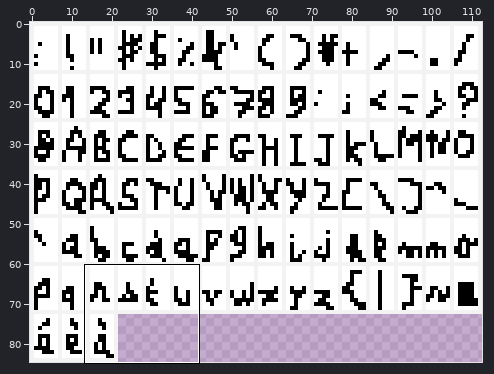
One commit to this pixel-art file: aseprite/magnifique_font.aseprite. Above, an overview of the earlier version with the close-up marked.
Close-up. First the earlier version:
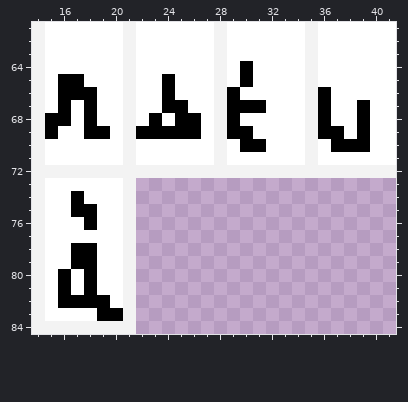
113x85 pixels, 1 frame. Shown: x 14..41, y 61..84.
The same view after the edit:
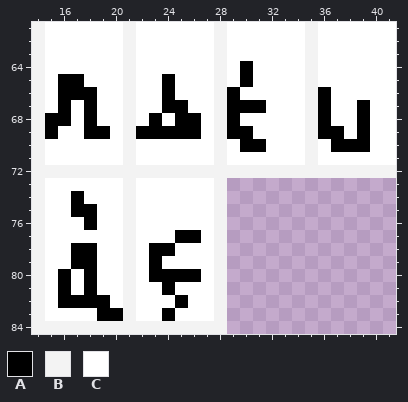
Palette (. is transparent): A #000000  B #f3f3f3  C #ffffff
The exact change:
{"where": "layer \"Layer 2\""}
{"y":73,"x":22,"old":".......","new":"CCCCCCB"}
{"y":74,"x":22,"old":".......","new":"CCCCCCB"}
{"y":75,"x":22,"old":".......","new":"CCCCCCB"}
{"y":76,"x":22,"old":".......","new":"CCCCCCB"}
{"y":77,"x":22,"old":".......","new":"CCCAACB"}
{"y":78,"x":22,"old":".......","new":"CAACCCB"}
{"y":79,"x":22,"old":".......","new":"CACCCCB"}
{"y":80,"x":22,"old":".......","new":"CAAAACB"}
{"y":81,"x":22,"old":".......","new":"CCACCCB"}
{"y":82,"x":22,"old":".......","new":"CCCACCB"}
{"y":83,"x":22,"old":".......","new":"CCACCCB"}
{"y":84,"x":22,"old":".......","new":"BBBBBBB"}
{"label":"added","picture_box":[136,178,227,334]}
